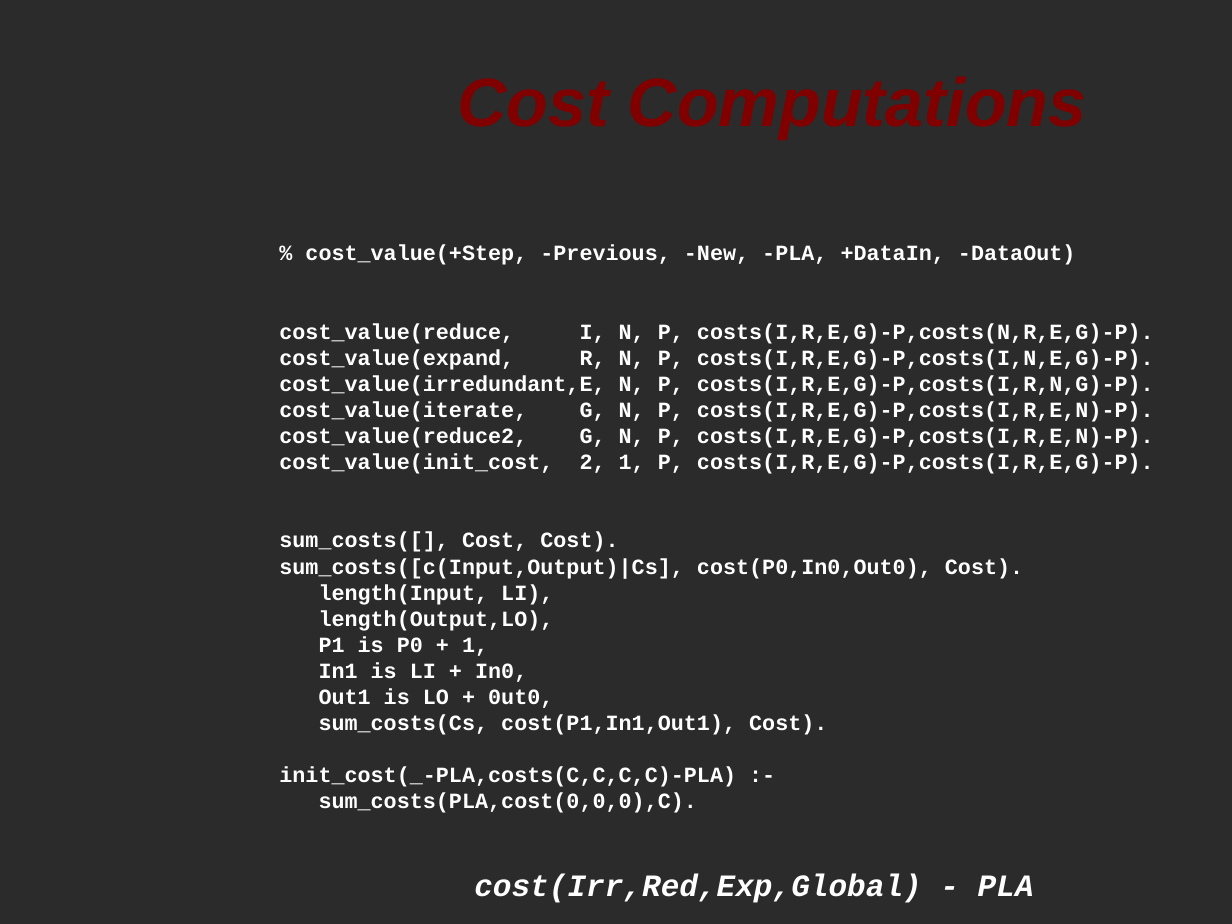
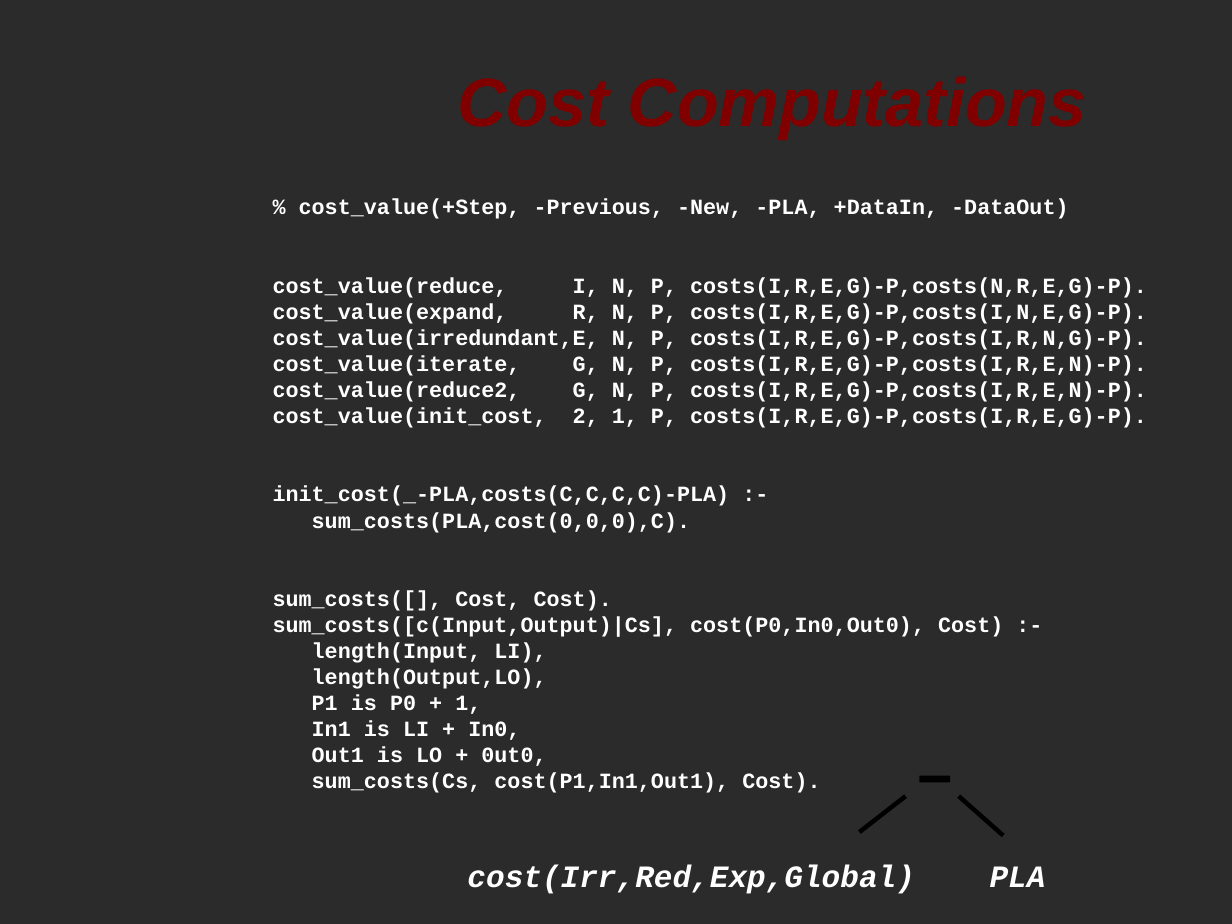
Before and after one commit to softwaresunday/Lexpress, a slide deck: slide 9 of doc/dcgs.odp (slide 8 before the commit). Drawn at 1232x924 pixels with LibreOffice and Linux fonts; fonts in the diff are those of the drawing; background and template pictures are left out; a plain dark background stands for a picture behind light text. Boxes give left, top, right and bottom in pixels: in the first picture for what was removed or moved away, otherwise in the second. Text is boxed around its words. In the diff, an @@ line names an element or a change of style, - is before the commit and + after.

```diff
--- a/doc/dcgs.odp
+++ b/doc/dcgs.odp
@@ subtitle "% cost_value(+Step, -Previous, -New, -PLA, ..." moved from (x1=279, y1=245, x2=1154, y2=903) to (x1=273, y1=199, x2=1147, y2=894) @@
@@ subtitle at (x1=273, y1=486, x2=730, y2=533): paragraphs added @@
+init_cost(_-PLA,costs(C,C,C,C)-PLA) :-
+sum_costs(PLA,cost(0,0,0),C).
@@ subtitle at (x1=273, y1=616, x2=1003, y2=637): text changed @@
-sum_costs([c(Input,Output)|Cs], cost(P0,In0,Out0), Cost).
+sum_costs([c(Input,Output)|Cs], cost(P0,In0,Out0), Cost) :-
@@ line added from (920, 779) to (950, 779), #000000 4.31 pt @@
@@ line added from (906, 796) to (860, 832), #000000 2.89 pt @@
@@ line added from (959, 796) to (1004, 836), #000000 2.89 pt @@
@@ subtitle at (x1=467, y1=865, x2=1046, y2=894): text changed; size 14 to 20 pt; italic on @@
-init_cost(_-PLA,costs(C,C,C,C)-PLA) :-
-sum_costs(PLA,cost(0,0,0),C).
-cost(Irr,Red,Exp,Global) - PLA
+cost(Irr,Red,Exp,Global) PLA
```
Also in this commit, not shown: 4 other slides changed, 1 slide added, 1 other file.
